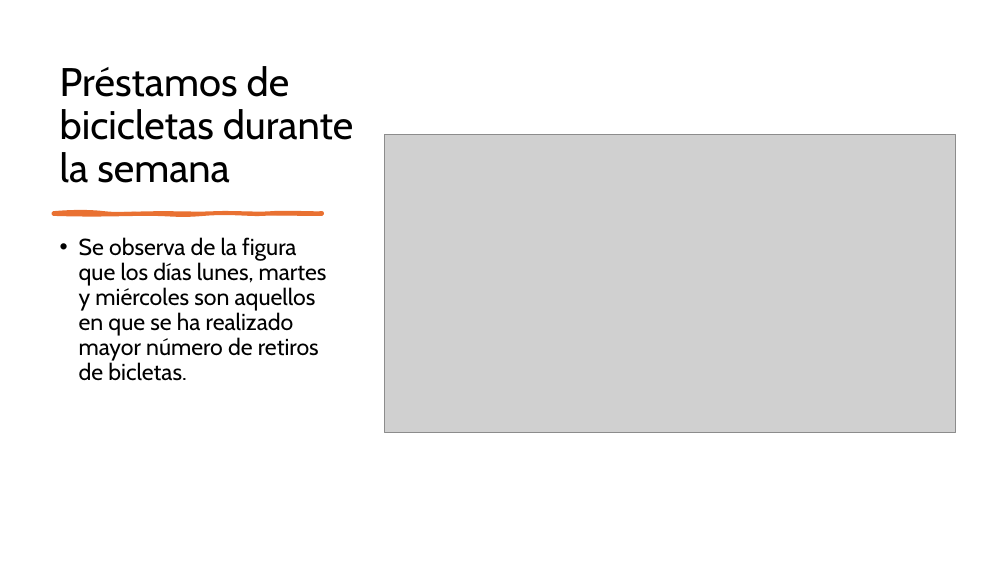
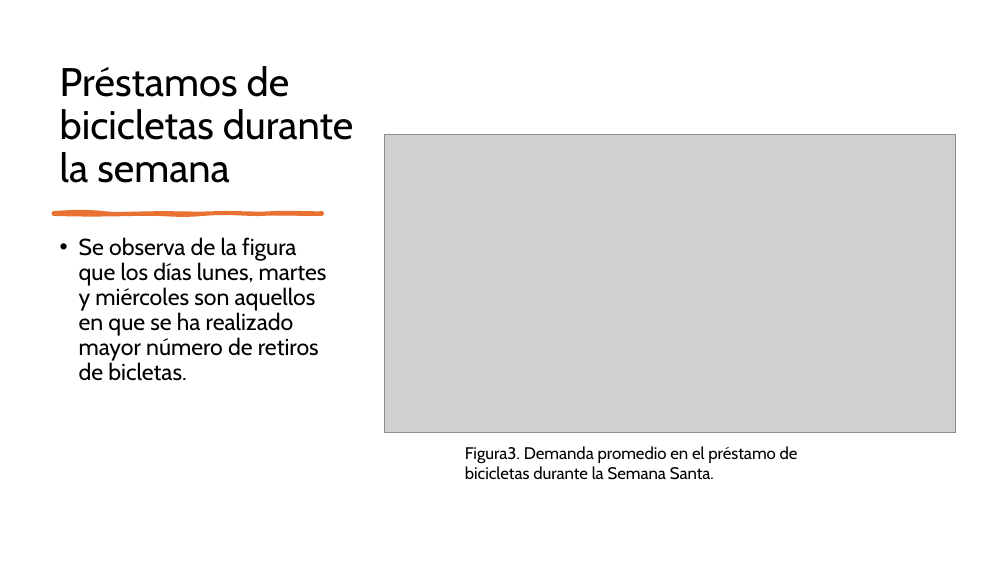
Before and after one commit to Ari-Castellanos/Proyecto-1-Seminario-2, a slide deck: slide 7 of Proyecto1_Seminario2.pptx (slide 6 before the commit). Drawn at 1008x567 pixels with LibreOffice and Linux fonts; fonts in the diff are those of the drawing; grey boxes stand for pictures. Boxes give left, top, right and bottom in pixels: in the first picture for what was removed or moved away, otherwise in the second. Text is boxed around its words. In the diff, an @@ line names an element or a change of style, - is before the commit and + after.

```diff
--- a/Proyecto1_Seminario2.pptx
+++ b/Proyecto1_Seminario2.pptx
@@ text added at <box>465,446,798,480</box>, 16 pt, text #000000 @@
+Figura3. Demanda promedio en el préstamo de bicicletas durante la Semana Santa.
```
Also in this commit, not shown: 1 other slide changed, 1 slide added.
